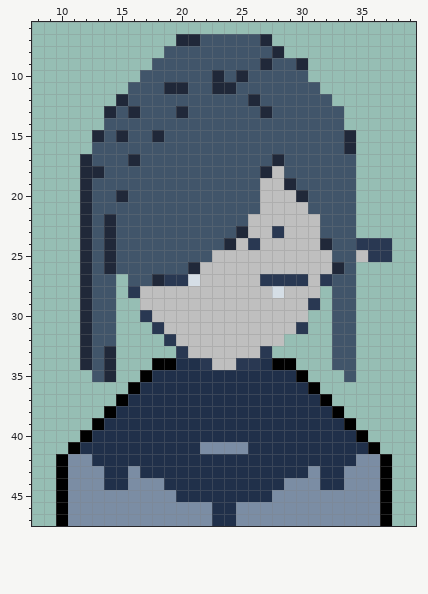
Two versions of one pixel-art sprite, Heart-Beat-STG/Assets/Sprites/Charater_Blue_Little.png. The first picture shows the starting point.
The file is 48x48 pixels. Shown: x 8..39, y 6..47.
Once edited:
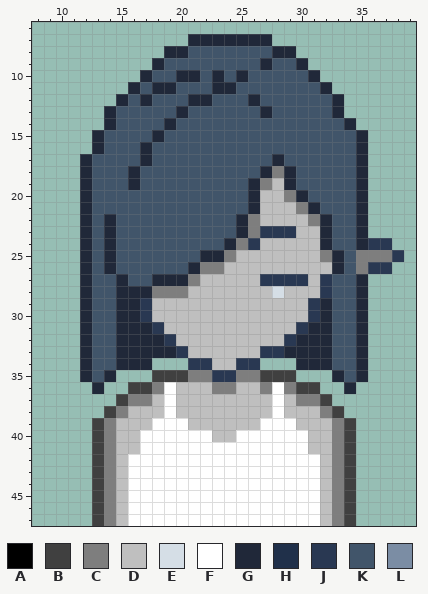
Palette (. is transparent): A #000000  B #404040  C #7e7e7e  D #bfbfbf  E #d5dee6  F #ffffff  G #202839  H #20304a  J #293852  K #41556a  L #7b8da4
Changes in this commit:
@@ x 8..39 @@
  6 ................................
- 7 ............GGKKKKKG............
- 8 ...........KKKKKKKKKG...........
- 9 ..........KKKKKKKKKGKKG.........
-10 .........KKKKKKGKGKKKKK.........
-11 ........KKKGGKKGGKKKKKKK........
-12 .......GKKKKKKKKKKGKKKKKK.......
-13 ......GKGKKKGKKKKKKGKKKKKK......
-14 ......KKKKKKKKKKKKKKKKKKKK......
-15 .....GKGKKGKKKKKKKKKKKKKKKG.....
-16 .....KKKKKKKKKKKKKKKKKKKKKG.....
-17 ....GKKKGKKKKKKKKKKKGKKKKKK.....
-18 ....GGKKKKKKKKKKKKKGDKKKKKK.....
-19 ....GKKKKKKKKKKKKKKDDGKKKKK.....
-20 ....GKKGKKKKKKKKKKKDDDGKKKK.....
-21 ....GKKKKKKKKKKKKKKDDDDKKKK.....
-22 ....GKGKKKKKKKKKKKDDDDDDKKK.....
-23 ....GKGKKKKKKKKKKGDDJDDDKKK.....
-24 ....GKGKKKKKKKKKGDJDDDDDGKKJJJ..
-25 ....GKGKKKKKKKKDDDDDDDDDDKKDJJ..
-26 ....GKGKKKKKKGDDDDDDDDDDDGK.....
-27 ....GKK.KKGJJEDDDDDJJJJDJKK.....
-28 ....GKK.JDDDDDDDDDDDEDDD.KK.....
-29 ....GKK..DDDDDDDDDDDDDDJ.KK.....
-30 ....GKK..JDDDDDDDDDDDDD..KK.....
-31 ....GKK...JDDDDDDDDDDDJ..KK.....
-32 ....GKK....JDDDDDDDDD....KK.....
-33 ....GKG.....JDDDDDDJ.....KK.....
-34 ....GKG...AAHHJDDJJHAA...KK.....
-35 .....KG..AHHHHHHHHHHHHA...K.....
-36 ........AHHHHHHHHHHHHHHA........
-37 .......AHHHHHHHHHHHHHHHHA.......
-38 ......AHHHHHHHHHHHHHHHHHHA......
-39 .....AHHHHHHHHHHHHHHHHHHHHA.....
-40 ....AHHHHHHHHHHHHHHHHHHHHHHA....
-41 ...AHHHHHHHHHHLLLLHHHHHHHHHHA...
-42 ..ALLHHHHHHHHHHHHHHHHHHHHHHLLA..
-43 ..ALLLHHLHHHHHHHHHHHHHHLHHLLLA..
-44 ..ALLLHHLLLHHHHHHHHHHLLLHHLLLA..
-45 ..ALLLLLLLLLHHHHHHHHLLLLLLLLLA..
-46 ..ALLLLLLLLLLLLHHLLLLLLLLLLLLA..
-47 ..ALLLLLLLLLLLLHHLLLLLLLLLLLLA..
+ 7 .............GGGGGGG............
+ 8 ...........GGKKKKKKKGG..........
+ 9 ..........GKKKKKKKKGKKG.........
+10 .........GKKGGKGKGKKKKKG........
+11 ........GKGGKKKGGKKKKKKKG.......
+12 .......GKGKKKGGKKKGKKKKKKG......
+13 ......GKKKKKGKKKKKKGKKKKKG......
+14 ......GKKKKGKKKKKKKKKKKKKKG.....
+15 .....GKKKKGKKKKKKKKKKKKKKKKG....
+16 .....GKKKGKKKKKKKKKKKKKKKKKG....
+17 ....GKKKKGKKKKKKKKKKGKKKKKKG....
+18 ....GKKKGKKKKKKKKKKGCGKKKKKG....
+19 ....GKKKGKKKKKKKKKGCDGKKKKKG....
+20 ....GKKKKKKKKKKKKKGDDCGKKKKG....
+21 ....GKKKKKKKKKKKKKGDDDCGKKKG....
+22 ....GKGKKKKKKKKKKGCDDDDCGKKG....
+23 ....GKGKKKKKKKKKKGCJJJDDGKKG....
+24 ....GKGKKKKKKKKKGCJDDDDDGKKGJJ..
+25 ....GKGKKKKKKKGGCDDDDDDDCGKCCCJ.
+26 ....GKGKKKKKKGCCDDDDDDDDDGKCJJ..
+27 ....GKKGKKGGGCDDDDDJJJJDJKKG....
+28 ....GKKGGGCCCDDDDDDDEDDDJKKG....
+29 ....GKKGGJDDDDDDDDDDDDDJGKKG....
+30 ....GKKGGJDDDDDDDDDDDDDJGKKG....
+31 ....GKKGGGJDDDDDDDDDDDJGGKKG....
+32 ....GKKGGGGJDDDDDDDDDJGGGKKG....
+33 ....GKKGGGGGJDDDDDDJJGGGGKKG....
+34 ....GKKGGG...JJDDJJ...GGGKKG....
+35 ....GKG...BBBCCJJCCBBB...GKG....
+36 .....G..BBCFDDDCCDDCFCBB..G.....
+37 .......BCCDFDDDDDDDDFDCCB.......
+38 ......BCDDDFDDDDDDDDFDDDCB......
+39 .....BCDDDFFFDDDDDDFFFDDDCB.....
+40 .....BCDDFFFFFFDDFFFFFFDDCB.....
+41 .....BCDDFFFFFFFFFFFFFFDDCB.....
+42 .....BCDFFFFFFFFFFFFFFFFDCB.....
+43 .....BCDFFFFFFFFFFFFFFFFDCB.....
+44 .....BCDFFFFFFFFFFFFFFFFDCB.....
+45 .....BCDFFFFFFFFFFFFFFFFDCB.....
+46 .....BCDFFFFFFFFFFFFFFFFDCB.....
+47 .....BCDFFFFFFFFFFFFFFFFDCB.....
Pixel boxes of the changes (left, top, right, bottom) in both pictures:
changed: (56, 34, 404, 526)
